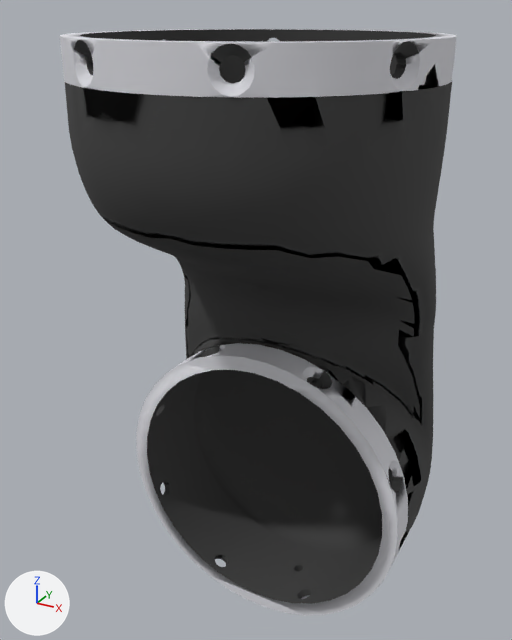
The COLLADA model jaco_description/meshes/jaco_link_1.min.dae as it was, and as the next commit left it.
The view is the same before and after, from a 50 mm camera at (3.09, -5.66, 0.2) aimed at (-0.11, 0.16, -2.71). The lights are fixed; the arrows at lower left show +X, +Y and +Z.

The scene before the commit, as lines of its bpy script (objects in view):
```python
mat_material_1 = principled_material('material_1')
mat_material_1.base_color = (0.0513, 0.0513, 0.0513)  # black #404040
mat_material_1.roughness = 0.9
mat_material_2 = principled_material('material_2')
mat_material_2.base_color = (0.723, 0.723, 0.768)  # light grey #dddde3
mat_material_2.roughness = 0.9
me_sketchup = bpy.data.meshes.new('SketchUp')
me_sketchup.from_pydata(...)  # 5502 vertices, 11470 faces; spans x -1.63..1.62, y -1.62..1.63, z -6.29..0.0
# faces by material slot: [9752, 1718]
me_sketchup.materials.append(mat_material_1)  # black #404040
me_sketchup.materials.append(mat_material_2)  # light grey #dddde3
ob_sketchup = bpy.data.objects.new('SketchUp', me_sketchup)
ob_sketchup.location = (0.0, 0.0, 0.0)
```
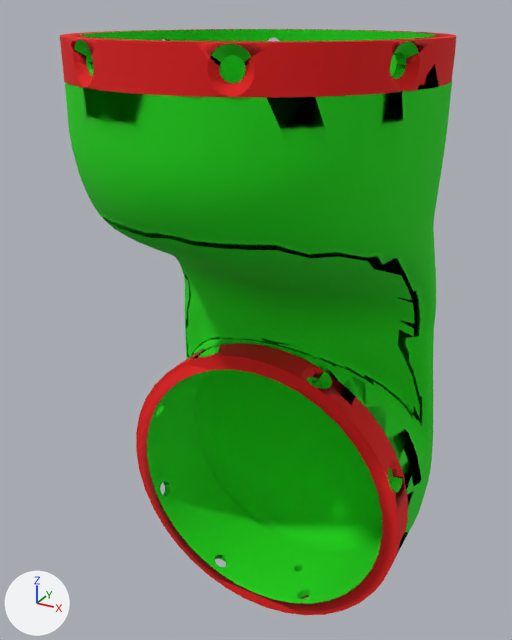
Commit message: finished link 1

What differs and where, as boxes [x1, y1, x2, y2] in the pictures (512 x 640 px):
'SketchUp', surface changed (black to green)
    both: [60, 29, 456, 615]

The change, as a list of edits to the scene's bpy script:
```text
Add img_dark_gray_jpeg:
    img_dark_gray_jpeg = load_image('dark_gray.jpeg', 'materials/dark_gray.jpeg', 128, 128, 'sRGB')
Add img_gray_jpeg:
    img_gray_jpeg = load_image('gray.jpeg', 'materials/gray.jpeg', 128, 128, 'sRGB')
Change mat_material_1:
    remove mat_material_1.base_color = (0.0513, 0.0513, 0.0513)  # black #404040
    add mat_material_1.texture = img_gray_jpeg
Change mat_material_2:
    remove mat_material_2.base_color = (0.723, 0.723, 0.768)  # light grey #dddde3
    add mat_material_2.texture = img_dark_gray_jpeg
```
